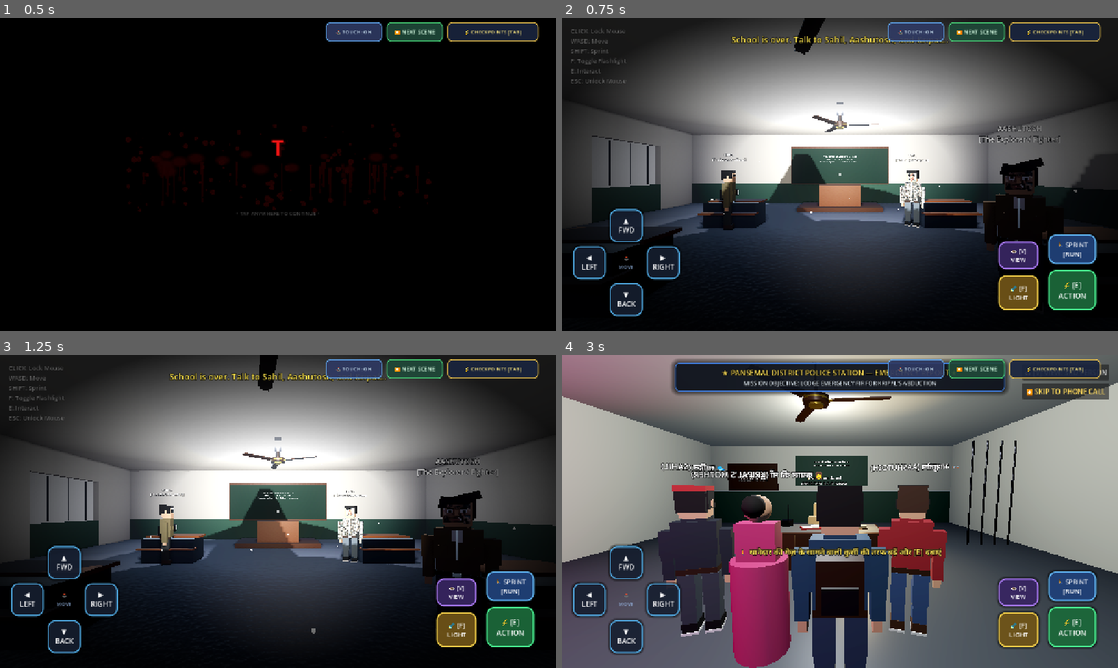
Above: before the commit, frames 1-4 (two rows, left to right).
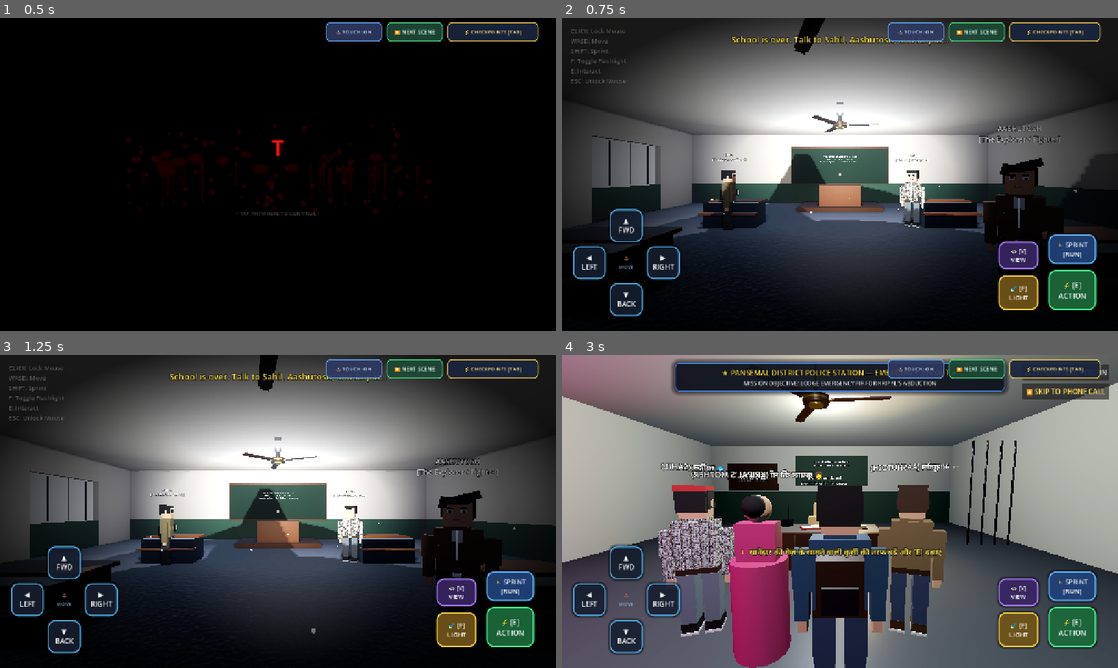
Above: after the commit, the same moments.

Repository: Sahil13092008/HorrorMission
Game: Godot game, scene res://scenes/opening_prologue.tscn
Two runs of this game, one before a commit and one after it. Both use one fixed random seed, a clock stepped at 60 frames per second and the inputs below. Sound files missing from this copy of the repository are replaced by a short silence.
Inputs:
- Up to frame 1 (0.5 s): no input
- Up to frame 2 (0.75 s): click "⏩ NEXT SCENE" at 0.5 s
- Up to frame 3 (1.25 s): no input
- Up to frame 4 (3 s): click "⏩ NEXT SCENE" at 1.25 s; click "⏩ NEXT SCENE" at 2 s; click "⏩ NEXT SCENE" at 2.75 s

Frame 1 is identical in both runs. In frame 2, 0.1% of the frame differs, in the area x 62-85%, y 48-56%; in frame 3, 0.1%; in frame 4, 4.8%, in the area x 17-70%, y 51-87%.

Commit message:
Remove 3D face decals and unify real-photo outfits across all scenes including opening prologue

Diff:
--- a/scenes/bhangarh_ruins.tscn
+++ b/scenes/bhangarh_ruins.tscn
@@ -17,6 +17,7 @@
 [ext_resource type="AudioStream" path="res://audio/kripal_drag_groan.mp3" id="15_drag_voice"]
 [ext_resource type="AudioStream" path="res://audio/chapter_boom.wav" id="16_chapter_boom"]
 [ext_resource type="AudioStream" path="res://audio/player_gasp.wav" id="17_gasp"]
+[ext_resource type="Texture2D" uid="uid://cglwe3516l38q" path="res://textures/tex_sahil_shirt.png" id="18_sahil_shirt"]
 
 [sub_resource type="ProceduralSkyMaterial" id="ProceduralSkyMaterial_Bhangarh"]
 sky_top_color = Color(0.02, 0.02, 0.06, 1)
@@ -121,20 +122,22 @@
 roughness = 0.7
 
 [sub_resource type="StandardMaterial3D" id="Mat_Sahil_Jacket"]
-albedo_color = Color(0.14, 0.16, 0.19, 1)
+albedo_color = Color(0.96, 0.96, 0.96, 1)
+albedo_texture = ExtResource("18_sahil_shirt")
+uv1_scale = Vector3(2.5, 2.5, 2.5)
 roughness = 0.65
 
 [sub_resource type="StandardMaterial3D" id="Mat_Sahil_Cargo"]
-albedo_color = Color(0.22, 0.24, 0.27, 1)
-roughness = 0.75
+albedo_color = Color(0.40, 0.44, 0.48, 1)
+roughness = 0.8
 
 [sub_resource type="StandardMaterial3D" id="Mat_Aashu_Hoodie"]
-albedo_color = Color(0.58, 0.13, 0.16, 1)
-roughness = 0.75
+albedo_color = Color(0.46, 0.36, 0.24, 1)
+roughness = 0.70
 
 [sub_resource type="StandardMaterial3D" id="Mat_Aashu_Jeans"]
-albedo_color = Color(0.20, 0.30, 0.46, 1)
-roughness = 0.8
+albedo_color = Color(0.18, 0.24, 0.35, 1)
+roughness = 0.82
 
 [sub_resource type="StandardMaterial3D" id="Mat_Kripal_Coat"]
 albedo_color = Color(0.44, 0.40, 0.28, 1)
--- a/scenes/classroom.tscn
+++ b/scenes/classroom.tscn
@@ -13,8 +13,6 @@
 [ext_resource type="AudioStream" uid="uid://b5emd1i5d1yia" path="res://audio/door_creak.wav" id="11_door_creak"]
 [ext_resource type="AudioStream" uid="uid://b46l3eklxe0kb" path="res://audio/radar_ping.wav" id="12_radar_ping"]
 [ext_resource type="Texture2D" uid="uid://cglwe3516l38q" path="res://textures/tex_sahil_shirt.png" id="13_sahil_shirt"]
-[ext_resource type="Texture2D" uid="uid://eis6vyvwgbiv" path="res://textures/face_sahil_decal.png" id="14_sahil_face"]
-[ext_resource type="Texture2D" uid="uid://bedswgkiolexk" path="res://textures/face_aashutosh_decal.png" id="15_aashu_face"]
 
 [sub_resource type="ProceduralSkyMaterial" id="ProceduralSkyMaterial_1"]
 sky_top_color = Color(0.45, 0.6, 0.8, 1)
@@ -279,16 +277,6 @@
 metallic = 0.85
 roughness = 0.25
 
-[sub_resource type="StandardMaterial3D" id="Mat_Sahil_FaceDecal"]
-transparency = 1
-albedo_texture = ExtResource("14_sahil_face")
-roughness = 0.55
-
-[sub_resource type="StandardMaterial3D" id="Mat_Aashu_FaceDecal"]
-transparency = 1
-albedo_texture = ExtResource("15_aashu_face")
-roughness = 0.55
-
 [sub_resource type="StandardMaterial3D" id="Mat_Kripal_Coat"]
 albedo_color = Color(0.44, 0.40, 0.28, 1)
 roughness = 0.75
@@ -741,11 +729,6 @@
 size = Vector3(0.26, 0.28, 0.26)
 material = SubResource("Mat_Skin")
 
-[node name="FaceDecal" type="CSGBox3D" parent="Characters/Sahil/HeadNode"]
-transform = Transform3D(1, 0, 0, 0, 1, 0, 0, 0, 1, 0, 0.01, 0.133)
-size = Vector3(0.24, 0.25, 0.005)
-material = SubResource("Mat_Sahil_FaceDecal")
-
 [node name="Jaw" type="CSGBox3D" parent="Characters/Sahil/HeadNode"]
 transform = Transform3D(1, 0, 0, 0, 1, 0, 0, 0, 1, 0, -0.11, 0.02)
 size = Vector3(0.22, 0.11, 0.22)
@@ -1011,11 +994,6 @@
 [node name="HeadBase" type="CSGBox3D" parent="Characters/Aashutosh/HeadNode"]
 size = Vector3(0.26, 0.28, 0.26)
 material = SubResource("Mat_Skin")
-
-[node name="FaceDecal" type="CSGBox3D" parent="Characters/Aashutosh/HeadNode"]
-transform = Transform3D(1, 0, 0, 0, 1, 0, 0, 0, 1, 0, 0.01, 0.133)
-size = Vector3(0.24, 0.25, 0.005)
-material = SubResource("Mat_Aashu_FaceDecal")
 
 [node name="Jaw" type="CSGBox3D" parent="Characters/Aashutosh/HeadNode"]
 transform = Transform3D(1, 0, 0, 0, 1, 0, 0, 0, 1, 0, -0.11, 0.02)
--- a/scenes/cycle_ride.tscn
+++ b/scenes/cycle_ride.tscn
@@ -7,6 +7,7 @@
 [ext_resource type="Texture2D" path="res://textures/avatar_player.png" id="5_avatar_p"]
 [ext_resource type="Texture2D" path="res://textures/avatar_sahil.png" id="6_avatar_s"]
 [ext_resource type="Texture2D" path="res://textures/avatar_aashutosh.png" id="7_avatar_a"]
+[ext_resource type="Texture2D" uid="uid://cglwe3516l38q" path="res://textures/tex_sahil_shirt.png" id="8_sahil_shirt"]
 
 [sub_resource type="ProceduralSkyMaterial" id="SkyMat_BloodStorm"]
 sky_top_color = Color(0.42, 0.04, 0.04, 1)
@@ -96,13 +97,25 @@
 albedo_color = Color(0.20, 0.55, 0.45, 1)
 
 [sub_resource type="StandardMaterial3D" id="Mat_RiderSahil"]
-albedo_color = Color(0.20, 0.35, 0.75, 1)
+albedo_color = Color(0.96, 0.96, 0.96, 1)
+albedo_texture = ExtResource("8_sahil_shirt")
+uv1_scale = Vector3(2.5, 2.5, 2.5)
+roughness = 0.65
+
+[sub_resource type="StandardMaterial3D" id="Mat_Sahil_Pants"]
+albedo_color = Color(0.40, 0.44, 0.48, 1)
+roughness = 0.80
 
 [sub_resource type="StandardMaterial3D" id="Mat_RiderBackpack"]
 albedo_color = Color(0.95, 0.78, 0.15, 1)
 
 [sub_resource type="StandardMaterial3D" id="Mat_RiderAashu"]
-albedo_color = Color(0.85, 0.48, 0.18, 1)
+albedo_color = Color(0.46, 0.36, 0.24, 1)
+roughness = 0.70
+
+[sub_resource type="StandardMaterial3D" id="Mat_Aashu_Pants"]
+albedo_color = Color(0.18, 0.24, 0.35, 1)
+roughness = 0.82
 
 [sub_resource type="StandardMaterial3D" id="Mat_Skin"]
 albedo_color = Color(0.85, 0.68, 0.52, 1)
@@ -549,14 +562,14 @@
 transform = Transform3D(1, 0, 0, 0, 0.866025, -0.5, 0, 0.5, 0.866025, 0, -0.22, -0.1)
 radius = 0.07
 height = 0.45
-material = SubResource("Mat_RiderSahil")
+material = SubResource("Mat_Sahil_Pants")
 [node name="LegR" type="Node3D" parent="BicycleSquad/SahilBike/RiderSahil"]
 transform = Transform3D(1, 0, 0, 0, 1, 0, 0, 0, 1, 0.15, 0.05, 0)
 [node name="Thigh" type="CSGCylinder3D" parent="BicycleSquad/SahilBike/RiderSahil/LegR"]
 transform = Transform3D(1, 0, 0, 0, 0.866025, 0.5, 0, -0.5, 0.866025, 0, -0.22, 0.1)
 radius = 0.07
 height = 0.45
-material = SubResource("Mat_RiderSahil")
+material = SubResource("Mat_Sahil_Pants")
 
 [node name="AashuBike" type="Node3D" parent="BicycleSquad"]
 transform = Transform3D(1, 0, 0, 0, 1, 0, 0, 0, 1, 1.4, 0, 0.6)
@@ -642,14 +655,14 @@
 transform = Transform3D(1, 0, 0, 0, 0.866025, -0.5, 0, 0.5, 0.866025, 0, -0.22, -0.1)
 radius = 0.07
 height = 0.45
-material = SubResource("Mat_RiderAashu")
+material = SubResource("Mat_Aashu_Pants")
 [node name="LegR" type="Node3D" parent="BicycleSquad/AashuBike/RiderAashu"]
 transform = Transform3D(1, 0, 0, 0, 1, 0, 0, 0, 1, 0.15, 0.05, 0)
 [node name="Thigh" type="CSGCylinder3D" parent="BicycleSquad/AashuBike/RiderAashu/LegR"]
 transform = Transform3D(1, 0, 0, 0, 0.866025, 0.5, 0, -0.5, 0.866025, 0, -0.22, 0.1)
 radius = 0.07
 height = 0.45
-material = SubResource("Mat_RiderAashu")
+material = SubResource("Mat_Aashu_Pants")
 
 [node name="CutsceneUI" type="CanvasLayer" parent="."]
 
--- a/scenes/phone_call_convo.tscn
+++ b/scenes/phone_call_convo.tscn
@@ -2,6 +2,7 @@
 
 [ext_resource type="Script" path="res://scripts/phone_call_convo.gd" id="1_script"]
 [ext_resource type="AudioStream" path="res://audio/ambience.wav" id="2_ambience"]
+[ext_resource type="Texture2D" uid="uid://cglwe3516l38q" path="res://textures/tex_sahil_shirt.png" id="3_sahil_shirt"]
 
 [sub_resource type="StandardMaterial3D" id="Mat_Floor"]
 albedo_color = Color(0.32, 0.34, 0.36, 1)
@@ -164,28 +165,26 @@
 
 
 [sub_resource type="StandardMaterial3D" id="Mat_Sahil_Jacket"]
-albedo_color = Color(0.14, 0.16, 0.19, 1)
+albedo_color = Color(0.96, 0.96, 0.96, 1)
+albedo_texture = ExtResource("3_sahil_shirt")
+uv1_scale = Vector3(2.5, 2.5, 2.5)
 roughness = 0.65
 
-
 [sub_resource type="StandardMaterial3D" id="Mat_Sahil_Cargo"]
-albedo_color = Color(0.22, 0.24, 0.27, 1)
-roughness = 0.75
-
+albedo_color = Color(0.40, 0.44, 0.48, 1)
+roughness = 0.8
 
 [sub_resource type="StandardMaterial3D" id="Mat_Sahil_Cap"]
 albedo_color = Color(0.75, 0.18, 0.18, 1)
 roughness = 0.6
 
-
 [sub_resource type="StandardMaterial3D" id="Mat_Aashu_Hoodie"]
-albedo_color = Color(0.58, 0.13, 0.16, 1)
-roughness = 0.75
-
+albedo_color = Color(0.46, 0.36, 0.24, 1)
+roughness = 0.70
 
 [sub_resource type="StandardMaterial3D" id="Mat_Aashu_Jeans"]
-albedo_color = Color(0.20, 0.30, 0.46, 1)
-roughness = 0.8
+albedo_color = Color(0.18, 0.24, 0.35, 1)
+roughness = 0.82
 
 
 [sub_resource type="StandardMaterial3D" id="Mat_Glasses_Frame"]
--- a/scenes/police_station.tscn
+++ b/scenes/police_station.tscn
@@ -8,6 +8,7 @@
 [ext_resource type="AudioStream" path="res://audio/station_door_close.wav" id="6_door_close"]
 [ext_resource type="AudioStream" path="res://audio/thunder_distant.wav" id="7_thunder"]
 [ext_resource type="AudioStream" path="res://audio/suspense_2days_later.wav" id="8_suspense"]
+[ext_resource type="Texture2D" uid="uid://cglwe3516l38q" path="res://textures/tex_sahil_shirt.png" id="9_sahil_shirt"]
 
 [sub_resource type="ProceduralSkyMaterial" id="ProceduralSkyMaterial_night"]
 sky_top_color = Color(0.04, 0.06, 0.12, 1)
@@ -187,24 +188,26 @@
 roughness = 0.7
 
 [sub_resource type="StandardMaterial3D" id="Mat_Sahil_Jacket"]
-albedo_color = Color(0.14, 0.16, 0.19, 1)
+albedo_color = Color(0.96, 0.96, 0.96, 1)
+albedo_texture = ExtResource("9_sahil_shirt")
+uv1_scale = Vector3(2.5, 2.5, 2.5)
 roughness = 0.65
 
 [sub_resource type="StandardMaterial3D" id="Mat_Sahil_Cargo"]
-albedo_color = Color(0.22, 0.24, 0.27, 1)
-roughness = 0.75
+albedo_color = Color(0.40, 0.44, 0.48, 1)
+roughness = 0.8
 
 [sub_resource type="StandardMaterial3D" id="Mat_Sahil_Cap"]
 albedo_color = Color(0.75, 0.18, 0.18, 1)
 roughness = 0.6
 
 [sub_resource type="StandardMaterial3D" id="Mat_Aashu_Hoodie"]
-albedo_color = Color(0.58, 0.13, 0.16, 1)
-roughness = 0.75
+albedo_color = Color(0.46, 0.36, 0.24, 1)
+roughness = 0.70
 
 [sub_resource type="StandardMaterial3D" id="Mat_Aashu_Jeans"]
-albedo_color = Color(0.20, 0.30, 0.46, 1)
-roughness = 0.8
+albedo_color = Color(0.18, 0.24, 0.35, 1)
+roughness = 0.82
 
 [sub_resource type="StandardMaterial3D" id="Mat_Glasses_Frame"]
 albedo_color = Color(0.06, 0.06, 0.06, 1)
--- a/scenes/street_to_kripal.tscn
+++ b/scenes/street_to_kripal.tscn
@@ -25,8 +25,6 @@
 [ext_resource type="AudioStream" path="res://audio/storm_aashu_hurry.mp3" id="19_aashu_hurry"]
 [ext_resource type="AudioStream" path="res://audio/storm_player_go.mp3" id="20_player_go"]
 [ext_resource type="Texture2D" uid="uid://cglwe3516l38q" path="res://textures/tex_sahil_shirt.png" id="24_sahil_shirt"]
-[ext_resource type="Texture2D" uid="uid://eis6vyvwgbiv" path="res://textures/face_sahil_decal.png" id="25_sahil_face"]
-[ext_resource type="Texture2D" uid="uid://bedswgkiolexk" path="res://textures/face_aashutosh_decal.png" id="26_aashu_face"]
 
 [sub_resource type="ProceduralSkyMaterial" id="SkyMat_Street"]
 sky_top_color = Color(0.04, 0.05, 0.12, 1)
@@ -264,16 +262,6 @@
 [sub_resource type="StandardMaterial3D" id="Mat_Sahil_Jeans"]
 albedo_color = Color(0.40, 0.44, 0.48, 1)
 roughness = 0.80
-
-[sub_resource type="StandardMaterial3D" id="Mat_Sahil_FaceDecal"]
-transparency = 1
-albedo_texture = ExtResource("25_sahil_face")
-roughness = 0.55
-
-[sub_resource type="StandardMaterial3D" id="Mat_Aashu_FaceDecal"]
-transparency = 1
-albedo_texture = ExtResource("26_aashu_face")
-roughness = 0.55
 
 [sub_resource type="StandardMaterial3D" id="Mat_Jeans"]
 albedo_color = Color(0.18, 0.24, 0.35, 1)
@@ -3582,11 +3570,6 @@
 size = Vector3(0.26, 0.28, 0.26)
 material = SubResource("Mat_Skin")
 
-[node name="FaceDecal" type="CSGBox3D" parent="Companions/SahilCompanion/VisualModel/HeadNode"]
-transform = Transform3D(1, 0, 0, 0, 1, 0, 0, 0, 1, 0, 0.01, 0.133)
-size = Vector3(0.24, 0.25, 0.005)
-material = SubResource("Mat_Sahil_FaceDecal")
-
 [node name="Jaw" type="CSGBox3D" parent="Companions/SahilCompanion/VisualModel/HeadNode"]
 transform = Transform3D(1, 0, 0, 0, 1, 0, 0, 0, 1, 0, -0.11, 0.02)
 size = Vector3(0.22, 0.11, 0.22)
@@ -3926,11 +3909,6 @@
 [node name="HeadBase" type="CSGBox3D" parent="Companions/AashutoshCompanion/VisualModel/HeadNode"]
 size = Vector3(0.26, 0.28, 0.26)
 material = SubResource("Mat_Skin")
-
-[node name="FaceDecal" type="CSGBox3D" parent="Companions/AashutoshCompanion/VisualModel/HeadNode"]
-transform = Transform3D(1, 0, 0, 0, 1, 0, 0, 0, 1, 0, 0.01, 0.133)
-size = Vector3(0.24, 0.25, 0.005)
-material = SubResource("Mat_Aashu_FaceDecal")
 
 [node name="Jaw" type="CSGBox3D" parent="Companions/AashutoshCompanion/VisualModel/HeadNode"]
 transform = Transform3D(1, 0, 0, 0, 1, 0, 0, 0, 1, 0, -0.11, 0.02)
--- a/scripts/cycle_to_school.gd
+++ b/scripts/cycle_to_school.gd
@@ -1792,28 +1792,16 @@
 		mat_sahil_shirt.uv1_scale = Vector3(2.5, 2.5, 2.5)
 	mat_sahil_shirt.roughness = 0.65
 
-	var mat_sahil_face = StandardMaterial3D.new()
-	mat_sahil_face.transparency = BaseMaterial3D.TRANSPARENCY_ALPHA
-	var tex_sahil_face = load("res://textures/face_sahil_decal.png")
-	if tex_sahil_face:
-		mat_sahil_face.albedo_texture = tex_sahil_face
-	mat_sahil_face.roughness = 0.55
-
 	var mat_sahil_hair = _create_mat(Color(0.10, 0.10, 0.12), 0.85)
 	var mat_sahil_jeans = _create_mat(Color(0.40, 0.44, 0.48), 0.82) # Faded grey relaxed jeans
 	var mat_kalawa = _create_mat(Color(0.95, 0.45, 0.08), 0.6)
 	var mat_kara = _create_mat(Color(0.85, 0.88, 0.92), 0.25, 0.85)
-
-	# Aashutosh's authentic Olive-Brown Shirt + Wavy Hair + Face Decal
+	var mat_eye_dark = _create_mat(Color(0.10, 0.10, 0.12), 0.8)
+	var mat_eye_white = _create_mat(Color(0.95, 0.95, 0.95), 0.8)
+
+	# Aashutosh's authentic Olive-Brown Shirt + Wavy Hair
 	var mat_aashu_shirt = _create_mat(Color(0.46, 0.36, 0.24), 0.70) # Earthy olive-brown casual shirt
 	var mat_aashu_undershirt = _create_mat(Color(0.95, 0.95, 0.95), 0.8)
-	var mat_aashu_face = StandardMaterial3D.new()
-	mat_aashu_face.transparency = BaseMaterial3D.TRANSPARENCY_ALPHA
-	var tex_aashu_face = load("res://textures/face_aashutosh_decal.png")
-	if tex_aashu_face:
-		mat_aashu_face.albedo_texture = tex_aashu_face
-	mat_aashu_face.roughness = 0.55
-
 	var mat_aashu_hair = _create_mat(Color(0.14, 0.11, 0.09), 0.85) # Espresso wavy blowout hair
 	var mat_aashu_jeans = _create_mat(Color(0.18, 0.24, 0.35), 0.82) # Indigo blue denim
 
@@ -1838,12 +1826,24 @@
 	s_head.material = mat_skin
 	comp_sahil.add_child(s_head)
 
-	# Sahil's real face decal on 3D head
-	var s_face_decal = CSGBox3D.new()
-	s_face_decal.size = Vector3(0.22, 0.22, 0.005)
-	s_face_decal.position = Vector3(0, 1.62, 0.123)
-	s_face_decal.material = mat_sahil_face
-	comp_sahil.add_child(s_face_decal)
+	# Sahil's stylized 3D facial details
+	var s_eye_l = CSGBox3D.new()
+	s_eye_l.size = Vector3(0.045, 0.035, 0.02)
+	s_eye_l.position = Vector3(-0.06, 1.63, 0.12)
+	s_eye_l.material = mat_eye_dark
+	comp_sahil.add_child(s_eye_l)
+
+	var s_eye_r = CSGBox3D.new()
+	s_eye_r.size = Vector3(0.045, 0.035, 0.02)
+	s_eye_r.position = Vector3(0.06, 1.63, 0.12)
+	s_eye_r.material = mat_eye_dark
+	comp_sahil.add_child(s_eye_r)
+
+	var s_brow = CSGBox3D.new()
+	s_brow.size = Vector3(0.18, 0.02, 0.02)
+	s_brow.position = Vector3(0, 1.67, 0.122)
+	s_brow.material = mat_eye_dark
+	comp_sahil.add_child(s_brow)
 
 	# Sahil's neat black cropped hair
 	var s_hair = CSGBox3D.new()
@@ -1915,12 +1915,24 @@
 	a_head.material = mat_skin
 	comp_aashu.add_child(a_head)
 
-	# Aashutosh's real face decal on 3D head
-	var a_face_decal = CSGBox3D.new()
-	a_face_decal.size = Vector3(0.22, 0.22, 0.005)
-	a_face_decal.position = Vector3(0, 1.62, 0.123)
-	a_face_decal.material = mat_aashu_face
-	comp_aashu.add_child(a_face_decal)
+	# Aashutosh's stylized 3D facial details
+	var a_eye_l = CSGBox3D.new()
+	a_eye_l.size = Vector3(0.045, 0.035, 0.02)
+	a_eye_l.position = Vector3(-0.06, 1.63, 0.12)
+	a_eye_l.material = mat_eye_dark
+	comp_aashu.add_child(a_eye_l)
+
+	var a_eye_r = CSGBox3D.new()
+	a_eye_r.size = Vector3(0.045, 0.035, 0.02)
+	a_eye_r.position = Vector3(0.06, 1.63, 0.12)
+	a_eye_r.material = mat_eye_dark
+	comp_aashu.add_child(a_eye_r)
+
+	var a_brow = CSGBox3D.new()
+	a_brow.size = Vector3(0.18, 0.02, 0.02)
+	a_brow.position = Vector3(0, 1.67, 0.122)
+	a_brow.material = mat_eye_dark
+	comp_aashu.add_child(a_brow)
 
 	# Aashutosh's voluminous wavy blowout hair with side sweep
 	var a_hair_sweep = CSGBox3D.new()
--- a/scripts/opening_prologue.gd
+++ b/scripts/opening_prologue.gd
@@ -758,11 +758,11 @@
 	char_group_walk.position = Vector3(0, 0, 24.0)
 	set_blood_road.add_child(char_group_walk)
 
-	char_sahil_walk = _build_rigged_human("Sahil", Color(0.2, 0.6, 0.3), Color(0.18, 0.18, 0.22), true) # Cricket bat
+	char_sahil_walk = _build_rigged_human("Sahil", Color(0.85, 0.85, 0.85), Color(0.40, 0.44, 0.48), true) # Sahil: Plaid checked shirt, faded grey denim, Kalawa/Kara & bat
 	char_sahil_walk.position = Vector3(-1.4, 0, -1.0)
 	char_group_walk.add_child(char_sahil_walk)
 
-	char_aashu_walk = _build_rigged_human("Aashutosh", Color(0.68, 0.42, 0.2), Color(0.22, 0.22, 0.25))
+	char_aashu_walk = _build_rigged_human("Aashutosh", Color(0.46, 0.36, 0.24), Color(0.18, 0.24, 0.35)) # Aashutosh: Olive-brown shirt, white undershirt, wavy hair & indigo blue jeans
 	char_aashu_walk.position = Vector3(-0.4, 0, -0.5)
 	char_group_walk.add_child(char_aashu_walk)
 
@@ -2478,6 +2478,20 @@
 	var mat_pant = _create_mat(pant_col)
 	var mat_shoe = _create_mat(Color(0.12, 0.12, 0.14))
 
+	# Authentic real-photo outfits for Sahil & Aashutosh
+	if c_name == "Sahil":
+		var tex_sahil = load("res://textures/tex_sahil_shirt.png")
+		if tex_sahil:
+			mat_shirt.albedo_texture = tex_sahil
+			mat_shirt.uv1_scale = Vector3(2.5, 2.5, 2.5)
+		mat_shirt.roughness = 0.65
+		mat_hair = _create_mat(Color(0.10, 0.09, 0.08))
+		mat_pant = _create_mat(Color(0.40, 0.44, 0.48), 0.8) # Faded grey relaxed denim
+	elif c_name == "Aashutosh":
+		mat_shirt = _create_mat(Color(0.46, 0.36, 0.24), 0.70) # Earthy olive-brown casual shirt
+		mat_hair = _create_mat(Color(0.14, 0.11, 0.09)) # Espresso wavy hair
+		mat_pant = _create_mat(Color(0.18, 0.24, 0.35), 0.8) # Indigo blue denim
+
 	var body = Node3D.new()
 	body.name = "Body"
 	root.add_child(body)
@@ -2488,11 +2502,58 @@
 	head.material = mat_skin
 	body.add_child(head)
 
+	# Stylized 3D facial features (clean aesthetic without flat photo stickers)
+	var mat_facial_dark = _create_mat(Color(0.12, 0.10, 0.09))
+	var eye_l = CSGBox3D.new()
+	eye_l.size = Vector3(0.05, 0.04, 0.015)
+	eye_l.position = Vector3(-0.075, 0.02, 0.172)
+	eye_l.material = mat_facial_dark
+	head.add_child(eye_l)
+
+	var eye_r = CSGBox3D.new()
+	eye_r.size = Vector3(0.05, 0.04, 0.015)
+	eye_r.position = Vector3(0.075, 0.02, 0.172)
+	eye_r.material = mat_facial_dark
+	head.add_child(eye_r)
+
+	var brow_l = CSGBox3D.new()
+	brow_l.size = Vector3(0.07, 0.02, 0.015)
+	brow_l.position = Vector3(-0.075, 0.055, 0.173)
+	brow_l.material = mat_facial_dark
+	head.add_child(brow_l)
+
+	var brow_r = CSGBox3D.new()
+	brow_r.size = Vector3(0.07, 0.02, 0.015)
+	brow_r.position = Vector3(0.075, 0.055, 0.173)
+	brow_r.material = mat_facial_dark
+	head.add_child(brow_r)
+
+	var nose = CSGBox3D.new()
+	nose.size = Vector3(0.035, 0.06, 0.03)
+	nose.position = Vector3(0, -0.015, 0.18)
+	nose.material = mat_skin
+	head.add_child(nose)
+
+	var mouth = CSGBox3D.new()
+	mouth.size = Vector3(0.08, 0.018, 0.015)
+	mouth.position = Vector3(0, -0.075, 0.172)
+	mouth.material = _create_mat(Color(0.65, 0.38, 0.38))
+	head.add_child(mouth)
+
 	var hair = CSGBox3D.new()
 	hair.size = Vector3(0.38, 0.16, 0.38)
 	hair.position = Vector3(0, 1.84, 0)
 	hair.material = mat_hair
 	body.add_child(hair)
+
+	# Aashutosh's voluminous wavy blowout hair with side sweep
+	if c_name == "Aashutosh":
+		var hair_sweep = CSGBox3D.new()
+		hair_sweep.size = Vector3(0.40, 0.14, 0.40)
+		hair_sweep.position = Vector3(0.05, 0.06, 0.02)
+		hair_sweep.rotation_degrees = Vector3(0, 0, -10.0)
+		hair_sweep.material = mat_hair
+		hair.add_child(hair_sweep)
 
 	if has_glasses:
 		var glasses = CSGBox3D.new()
@@ -2506,6 +2567,14 @@
 	torso.position = Vector3(0, 1.15, 0)
 	torso.material = mat_shirt
 	body.add_child(torso)
+
+	# Aashutosh's white undershirt peeking out of open collar
+	if c_name == "Aashutosh":
+		var undershirt = CSGBox3D.new()
+		undershirt.size = Vector3(0.16, 0.20, 0.02)
+		undershirt.position = Vector3(0, 0.22, 0.172)
+		undershirt.material = _create_mat(Color(0.95, 0.95, 0.95))
+		torso.add_child(undershirt)
 
 	if has_backpack:
 		var bag = CSGBox3D.new()
@@ -2533,6 +2602,20 @@
 	arm_r.position = Vector3(0, -0.3, 0)
 	arm_r.material = mat_shirt
 	arm_r_pivot.add_child(arm_r)
+
+	# Sahil's sacred thread (Kalawa) & silver Kara on right wrist
+	if c_name == "Sahil":
+		var kalawa = CSGBox3D.new()
+		kalawa.size = Vector3(0.16, 0.035, 0.16)
+		kalawa.position = Vector3(0, -0.50, 0)
+		kalawa.material = _create_mat(Color(0.95, 0.45, 0.08), 0.6)
+		arm_r_pivot.add_child(kalawa)
+
+		var kara = CSGBox3D.new()
+		kara.size = Vector3(0.165, 0.025, 0.165)
+		kara.position = Vector3(0, -0.54, 0)
+		kara.material = _create_mat(Color(0.85, 0.88, 0.92), 0.25, 0.85)
+		arm_r_pivot.add_child(kara)
 
 	if has_bat:
 		var bat = CSGBox3D.new()
